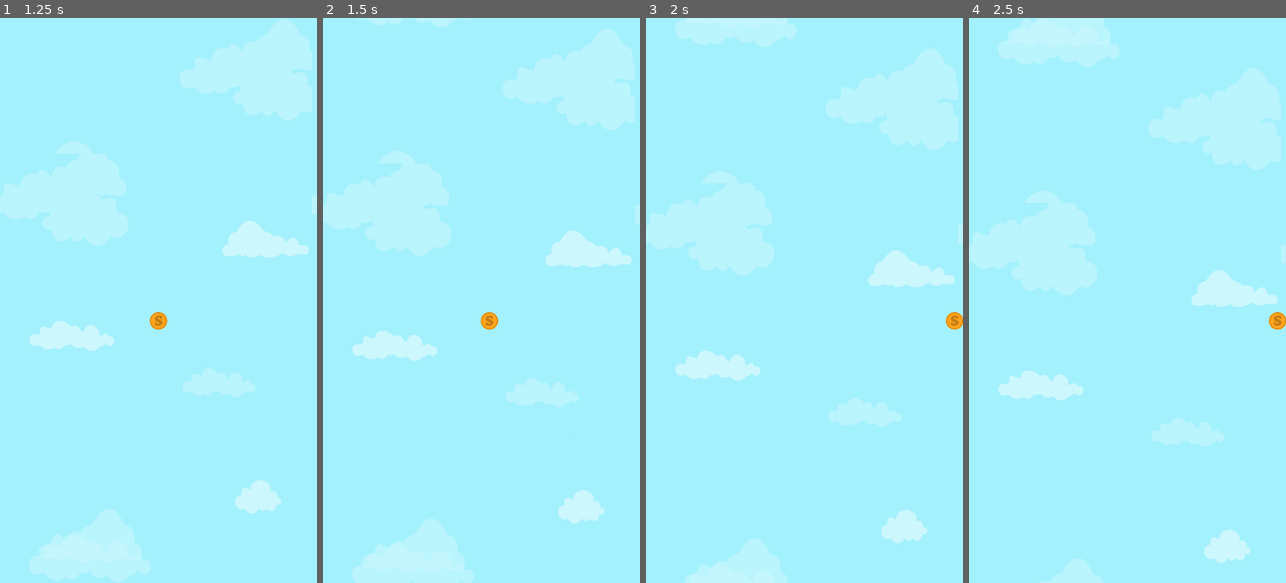
Above: before the commit, frames 1-4 (left to right).
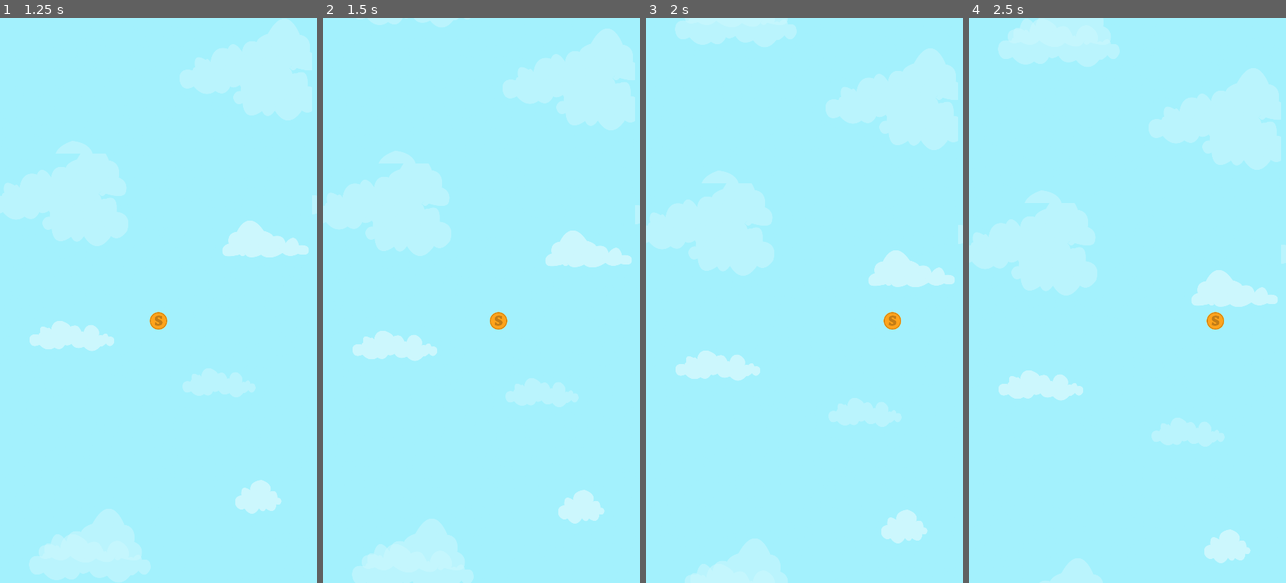
Above: after the commit, the same moments.

Repository: TheDoctorOfTime/Snake_Block
Game: Godot game, scene res://Scenes/Sandbox.tscn
Same seed, same stepped clock (60 frames per second), same inputs: the game is played once before the commit and once after it.
Inputs (mouse positions are in pixels of both pictures, inside the frame that each line leads up to):
- Up to frame 1 (1.25 s): move the mouse to (228, 272) at 0.52 s; click (228, 272) at 0.67 s
- Up to frame 2 (1.5 s): drag from (418, 328) to (465, 413) at 1.27 s
- Up to frame 3 (2 s): no input
- Up to frame 4 (2.5 s): move the mouse to (1159, 176) at 2.02 s; click (1159, 176) at 2.17 s

Frame 1 is identical in both runs. In frame 2, 0.2% of the frame differs, in the area x 49-59%, y 52-56%; in frame 3, 0.3%, in the area x 74-100%, y 52-56%; in frame 4, 0.3%.

Commit message:
Update TouchController.gd
I hate my life. please end me.

Diff:
--- a/Scripts/TouchController.gd
+++ b/Scripts/TouchController.gd
@@ -1,9 +1,9 @@
 extends KinematicBody2D
 
 const UP = Vector2(0, -1);
-const SPEED = 6000; # pixel per second
-const MAX_TRACKING_DISTANCE = 50; # pixel
-const SMALLEST_REGISTERED_OFFSET = 1.0;
+const SPEED = 10000; # pixel per second
+const MAX_TRACKING_DISTANCE = 500; # pixel
+const SMALLEST_REGISTERED_OFFSET = 0.5;
 
 var screen_touch = false;
 var path = [];
@@ -38,18 +38,19 @@
 		motion.y = -1 * forwardMovement;
 		var next_offset = path.front();
 
+		next_offset.y = 0;
+
 		var direction = next_offset.normalized().x;
 		var distance = next_offset.length();
-		var reach = SPEED * 0.078;
-
-		print(direction);
+		var reach = SPEED * deltaTime;
+		var difference = SPEED * (deltaTime*2);
 
 		if distance > reach:
-			motion.x += direction * reach;
+			motion.x += direction * difference;
 			path[0] *= 1-reach/distance;
 		else:
 			while distance <= reach:
-				motion.x += direction * distance;
+				motion.x += direction * difference;
 				reach -= distance;
 				path.pop_front();
 
@@ -58,8 +59,10 @@
 				direction = next_offset.normalized().x;
 				distance = next_offset.length();
 
-#			if distance > reach:
-#				motion.x += direction * reach;
-#				path[0] *= 1-reach/distance;
+			if distance > reach:
+				motion.x += direction * difference;
+				path[0] *= 1-reach/distance;
+	else:
+		motion.x = 0;
 
 	motion = move_and_slide(motion, UP);
